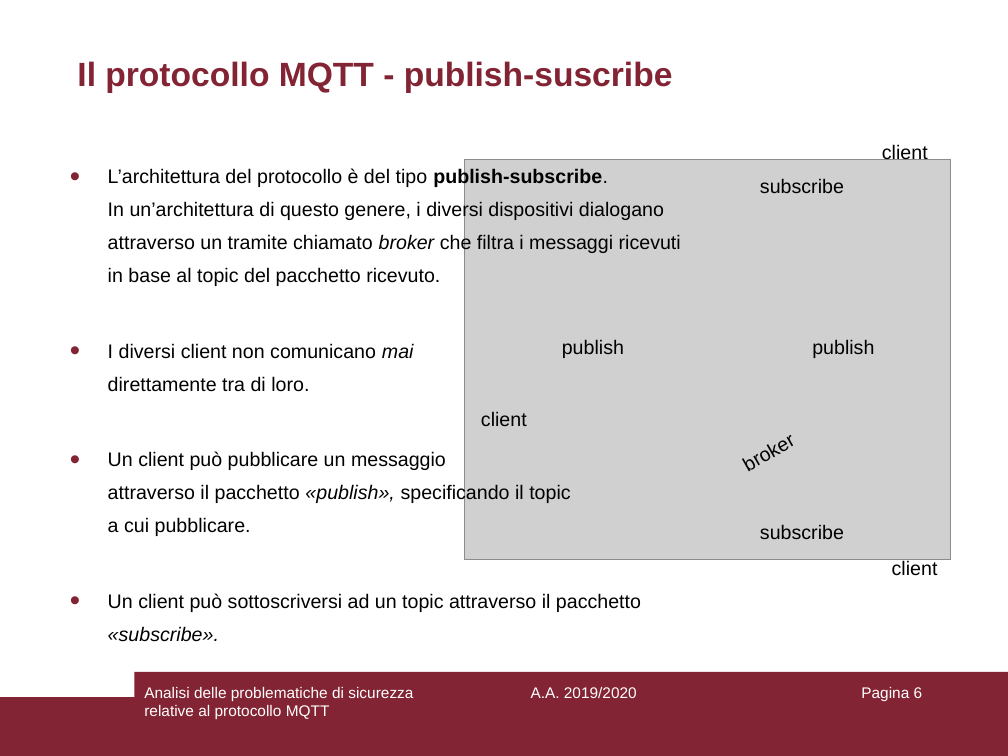
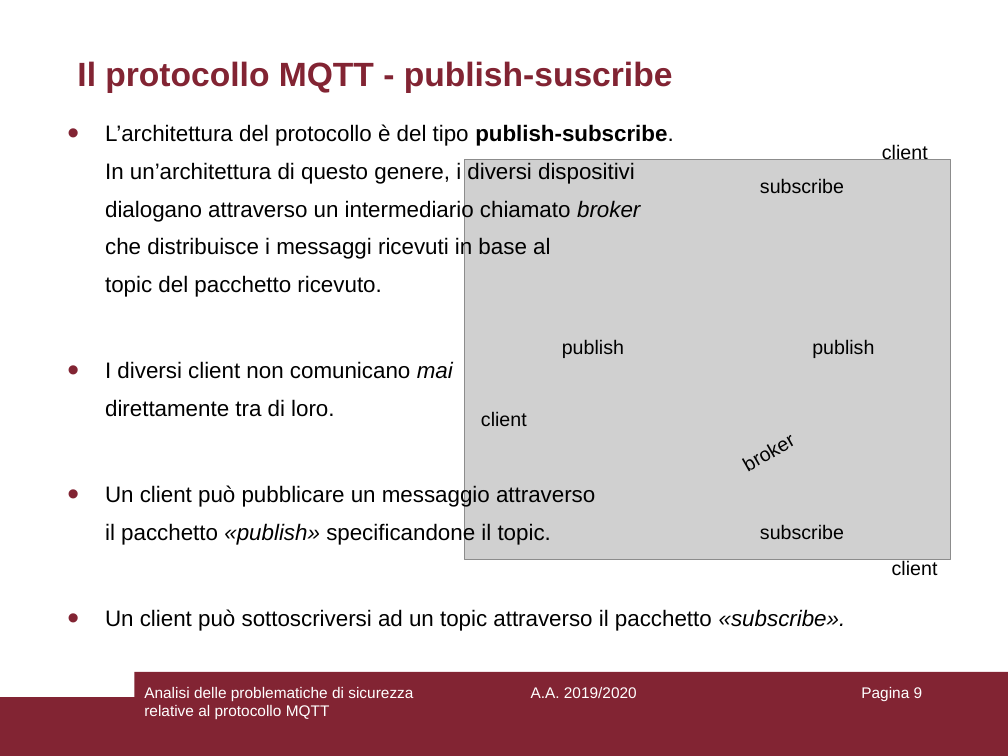
Before and after one commit to aedoardo/bachelor-degree-thesis, a slide deck: slide 9 of slides/Presentazione.ppt (slide 6 before the commit). Drawn at 1008x756 pixels with LibreOffice and Linux fonts; fonts in the diff are those of the drawing; grey boxes stand for pictures. Boxes give left, top, right and bottom in pixels: in the first picture for what was removed or moved away, otherwise in the second. Text is boxed around its words. In the diff, an @@ line names an element or a change of style, - is before the commit and + after.

```diff
--- a/slides/Presentazione.ppt
+++ b/slides/Presentazione.ppt
@@ text "L’architettura del protocollo è del ...": place and size @@
-text "L’architettura del protocollo è del ..." at bbox=[108, 168, 681, 642]
+text "L’architettura del protocollo è del ..." at bbox=[105, 124, 846, 631]
@@ text at bbox=[105, 124, 674, 297]: text changed; size 14 to 16 pt @@
-• L’architettura del protocollo è del tipo publish-subscribe.
-  In un’architettura di questo genere, i diversi dispositivi dialogano
-  attraverso un tramite chiamato broker che filtra i messaggi ricevuti
-  in base al topic del pacchetto ricevuto.
+• L’architettura del protocollo è del tipo publish-subscribe.
+  In un’architettura di questo genere, i diversi dispositivi
+  dialogano attraverso un intermediario chiamato broker
+  che distribuisce i messaggi ricevuti in base al
+  topic del pacchetto ricevuto.
@@ text at bbox=[105, 361, 846, 631]: size 14 to 16 pt in "I diversi client non comunicano mai direttamente ...", "Un client può sottoscriversi ad un topic ..." @@
@@ text at bbox=[105, 484, 595, 545]: text changed; size 14 to 16 pt @@
-• Un client può pubblicare un messaggio
-  attraverso il pacchetto «publish», specificando il topic
-  a cui pubblicare.
+• Un client può pubblicare un messaggio attraverso
+  il pacchetto «publish» specificandone il topic.
@@ page number at bbox=[861, 687, 923, 701]: text changed @@
-Pagina 6
+Pagina 9
```
Also in this commit, not shown: 12 other slides changed, 7 slides added.
